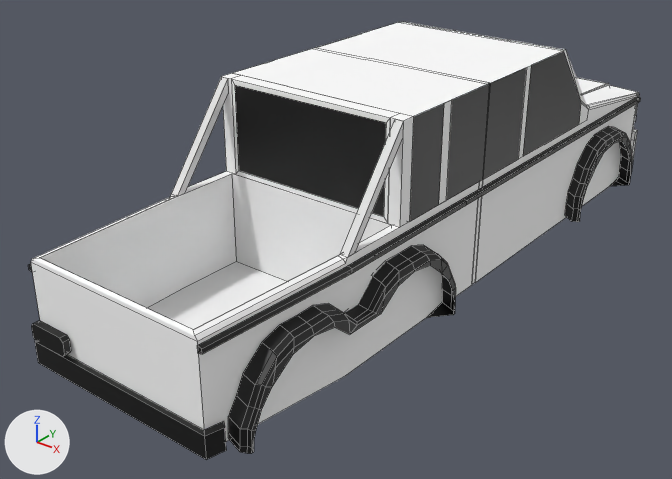
Two versions of the Blender file Low Poly car models/Players cars/6x6.blend, one commit apart.
Rendered twice from a camera (50 mm lens) standing at (9.37, -16.04, 6.94) and looking at (-0.16, -4.13, -0.44). Every picture has the same lights, and +X, +Y and +Z are marked at lower left. Mesh edges are drawn as thin lines.
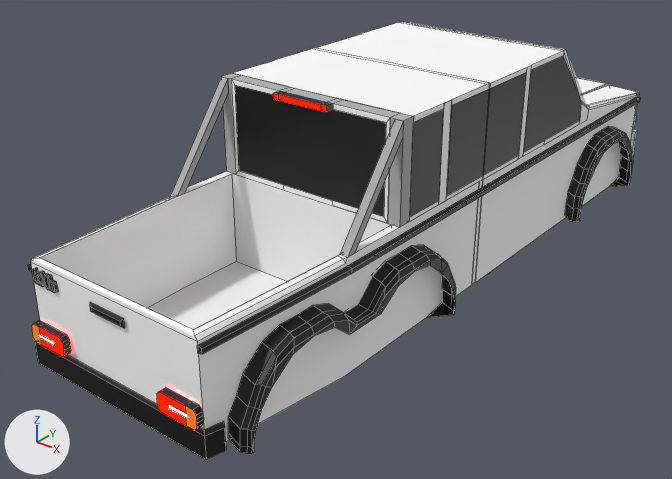
Where the change shows, as pixel boxes (x1, y1, x2, y2) in the pictures (672 x 479 px):
'Plane.007', recoloured, reshaped
    both: (28, 22, 641, 460)
part 1 of me_plane_003, added
    after: (33, 268, 43, 286)
part 2 of me_plane_003, added
    after: (47, 275, 58, 293)
part 3 of me_plane_003, added
    after: (157, 388, 204, 430)
part 4 of me_plane_003, built on
    both: (31, 51, 581, 357)
part 5 of me_plane_003, built on
    both: (633, 96, 639, 128)
part 7 of me_plane_003, recoloured (white to grey)
    both: (221, 73, 414, 227)

The change, as a list of edits to the scene's bpy script:
```text
Change mat_chrome:
    mat_chrome.base_color: (0.8, 0.8, 0.8) -> (0.457, 0.457, 0.457)  # white #e7e7e7 -> grey #b4b4b4
Add mat_reverce:
    mat_reverce = bpy.data.materials.new('reverce')
    mat_reverce.use_nodes = True; mat_reverce.node_tree.nodes.clear()
    _N = mat_reverce.node_tree.nodes; _L = mat_reverce.node_tree.links
    n0 = _N.new('ShaderNodeOutputMaterial'); n0.name = 'Material Output'
    n1 = _N.new('ShaderNodeBackground'); n1.name = 'Background'
    n1.inputs[0].default_value = (2.0, 2.0, 2.0, 1.0)  # 'Color', white #ffffff
    n1.inputs[1].default_value = 3.0  # 'Strength'
    _L.new(n1.outputs[0], n0.inputs[0])  # 'Background' to 'Surface'
Change me_plane_003:
    used by ob_plane_007; location = (-1.69, 2.2, -0.22); rotation_euler = (0.0, -1.571, 0.0), in degrees (0, -90, 0); scale = (-1.0, 1.0, 0.84)
    remove me_plane_003.from_pydata(...)  # 865 vertices, 613 faces, 6 loose edges; spans x -2.87..0.78, y -11.91..1.61, z -4.94..0.12
    add me_plane_003.from_pydata(...)  # 1093 vertices, 765 faces, 2 loose edges; spans x -2.87..0.78, y -11.91..1.61, z -4.94..0.12
    me_plane_003 part 1: a new loose piece of 36 vertices spanning x -1.06..-0.84, y -11.81..-11.76, z -0.68..-0.54, in mat_black (black #000000)
    me_plane_003 part 2: a new loose piece of 36 vertices spanning x -1.06..-0.84, y -11.81..-11.76, z -1.08..-0.93, in mat_black (black #000000)
    me_plane_003 part 3: a new loose piece of 34 vertices spanning x -0.19..0.13, y -11.91..-11.79, z -4.48..-3.61
    me_plane_003 part 4
    8 vertices are removed from x 0.78, y -5.35..-5.26, z -3.13..-1.68
    18 faces are deleted
    4 loose edges are deleted
    52 vertices are added at x -2.87..0.13, y -11.91..-1.6, z -4.58..-0.24
    8 new vertices lie (-0.07, 0.0, 0.0) away from vertices in x -1.2, y -7.43..-1.58, z -4.58
    8 new vertices lie (-0.08, 0.0, 0.0) away from vertices in x -1.2, y -7.43..-1.58, z -0.24
    7 new vertices lie (0.09, 0.0, 0.0) away from vertices in x -2.87, y -7.43..-2.64, z -4.58
    7 new vertices lie (0.1, 0.0, 0.0) away from vertices in x -2.87, y -7.43..-2.64, z -0.24
    10 new vertices lie (0.0, 0.0, 0.04) away from vertices in x -1.06..0.0, y -11.91..-11.76, z -0.9..-0.63
    8 new vertices lie (0.08, 0.0, 0.0) away from vertices in x -2.87..-0.92, y -11.83..-7.69, z -3.04..-1.77
    40 new faces join them, mat_body (white #ffffff)
    5 new faces join them, mat_chrome (grey #b4b4b4)
    44 new faces join them, mat_black (black #000000)
    1 new face joins them, mat_reverce
    1 new face joins them, mat_indicater (orange #ee7020)
    4 new faces join them, mat_break_led (red #ff1000)
    me_plane_003 part 5
    4 vertices are removed from x -0.56..-0.46, y 1.47..1.51, z -3.91..-0.55
    18 faces are deleted
    4 vertices move within x -0.56..-0.46, y 1.47..1.51, z -4.26..-0.9
    34 vertices are added at x -1.01..-0.43, y 1.47..1.56, z -4.34..-0.47
    6 new faces join them, mat_led (white #ffffff)
    24 new faces join them, mat_body (white #ffffff)
    2 new faces join them, mat_lights (white #ffffff)
    me_plane_003 part 6: 4 faces spanning x -1.03..0.4, y 1.44..1.55, z -4.44..-0.37 switch from mat_body (white #ffffff) to mat_black (black #000000)
    me_plane_003 part 7: 6 faces spanning x -2.87..-1.2, y -7.69..-7.43, z -4.58..-0.24 switch from mat_body (white #ffffff) to mat_chrome (grey #b4b4b4)
    add me_plane_003.materials.append(mat_led)  # white #ffffff
    add me_plane_003.materials.append(mat_indicater)  # orange #ee7020
    add me_plane_003.materials.append(mat_lights)  # white #ffffff
    add me_plane_003.materials.append(mat_break_led)  # red #ff1000
    add me_plane_003.materials.append(mat_reverce)
```
